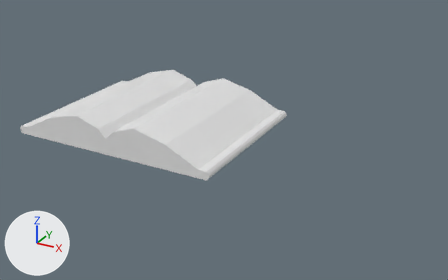
The Blender file vongott/Assets/Mesh/Interfaces/readables.blend, before and after one commit.
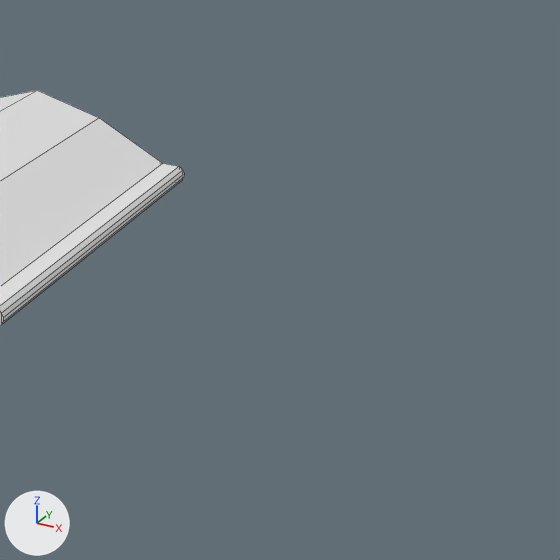
Each version appears first whole from a 50 mm camera at (0.423, -0.595, 0.298) aimed at (0.097, -0.002, 0.002), and next in a close-up on the part from 46% to 100% of the width and 14% to 100% of the height. Lighting does not change. The marker at lower left points along +X, +Y and +Z. The close-ups show mesh edges as thin lines. Objects named as collision shapes, trigger or cutter boxes, shadow casters or lower levels of detail are left out.

Objects in the first close-up: 'interface_book_open'.
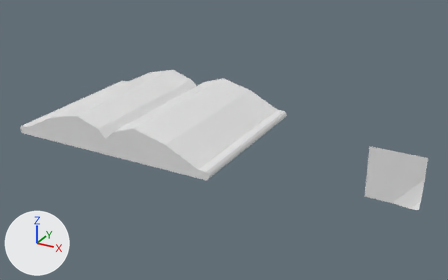
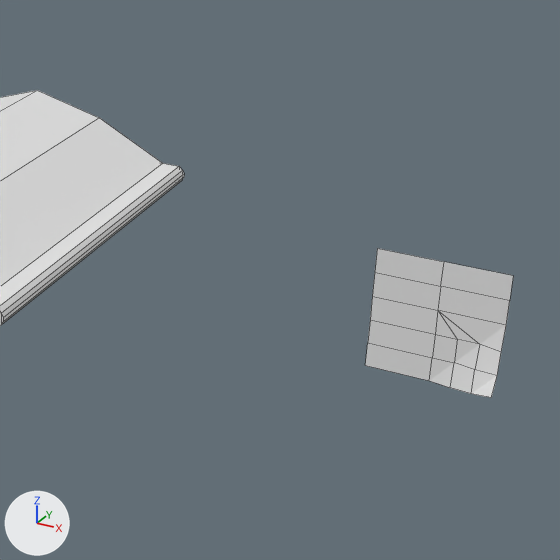
Boxes (x1, y1, x2, y2) around the edits, measured in the close-ups (560 x 560 px):
'interface_note', added
    after: (365, 248, 513, 398)

The change in detail:
Mesh me_plane_001 is new.
It has 24 vertices, 16 faces and spans x -0.03..0.03, y -0.03..0.03, z 0.0..0.0115.
Object 'interface_note' (ob_interface_note) is new; it shows me_plane_001.
Its location is (0.3, 0.0, 0.0).
Its rotation in degrees is (90, 0, 0).
